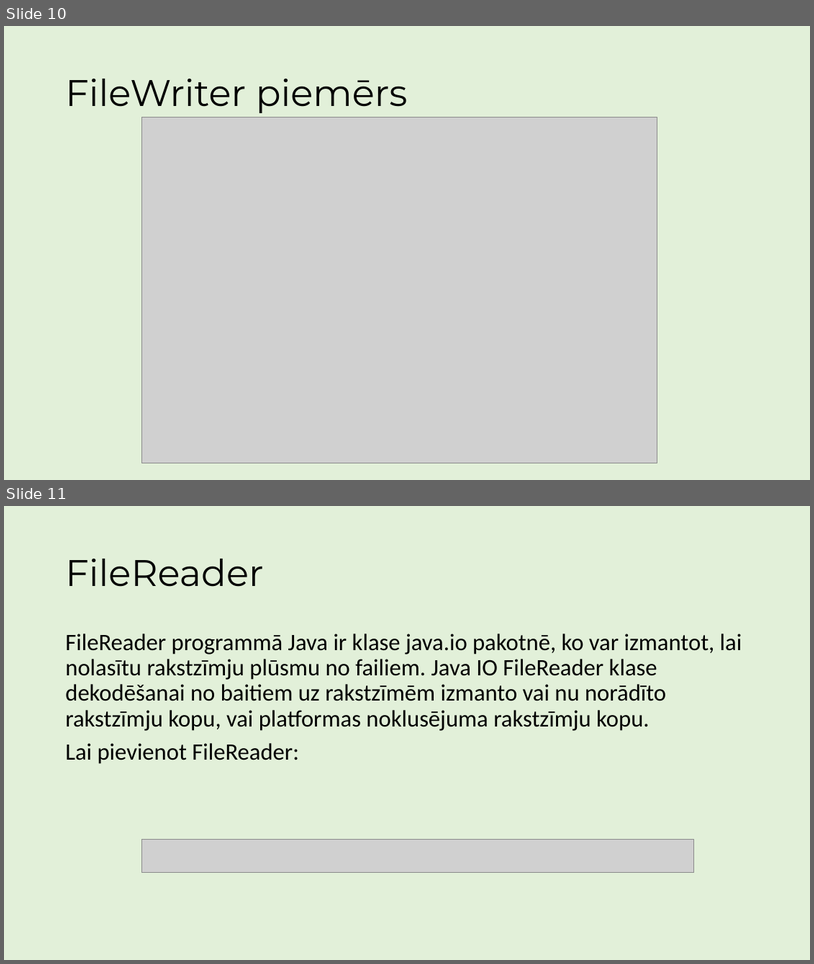
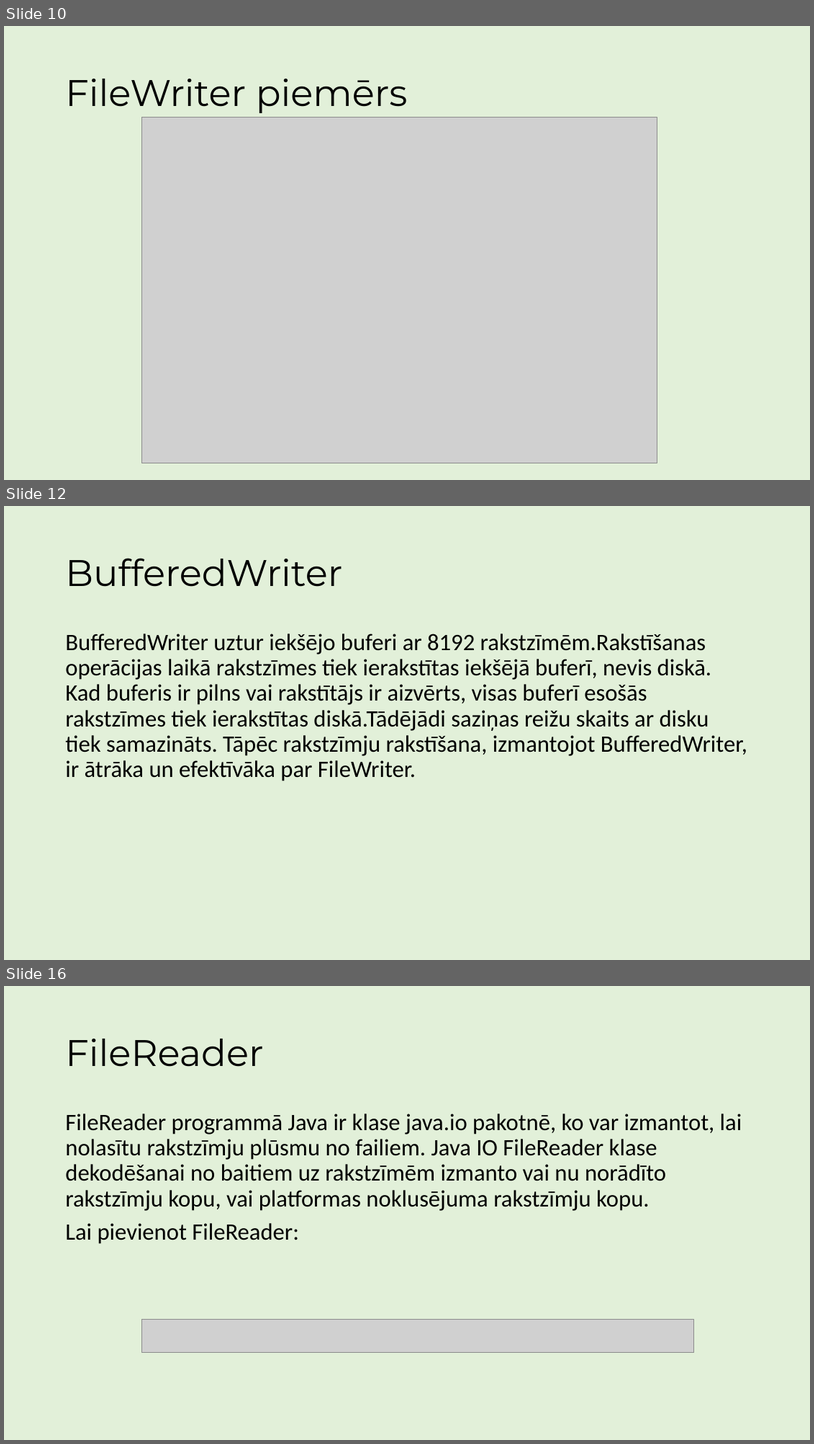
Before and after one commit to ricciss/TekstaDatnes, a slide deck: MacibuMaterials.pptx. Shown one above the other, each under a label of ours: slides 10 and 11 before the commit, slides 10, 12 and 16 after it; the slides between them are not shown. The pictures are 814x964 and 814x1444 pixels, drawn with LibreOffice and Linux fonts; fonts in the diff are those of the drawing; grey boxes stand for pictures. Boxes give left, top, right and bottom in pixels: in the first picture for what was removed or moved away, otherwise in the second. Text is boxed around its words. In the diff, an @@ line names an element or a change of style, - is before the commit and + after.

Commit message:
Pievienota informācija par BufferedWriter

```diff
--- a/MacibuMaterials.pptx
+++ b/MacibuMaterials.pptx
@@ slide 12 added at [4,506,810,960], background #E2F0D9 @@
@@ title added at [65,558,342,587], 44 pt, text #000000 @@
+BufferedWriter
@@ text added at [65,633,748,781], 28 pt, text #000000 @@
+BufferedWriter uztur iekšējo buferi ar 8192 rakstzīmēm.Rakstīšanas operācijas laikā rakstzīmes tiek ierakstītas iekšējā buferī, nevis diskā. Kad buferis ir pilns vai rakstītājs ir aizvērts, visas buferī esošās rakstzīmes tiek ierakstītas diskā.Tādējādi saziņas reižu skaits ar disku tiek samazināts. Tāpēc rakstzīmju rakstīšana, izmantojot BufferedWriter, ir ātrāka un efektīvāka par FileWriter.
@@ what was slide 11 is now slide 16 @@
```
Also in this commit, not shown: 1 slide changed, 3 other slides added.
